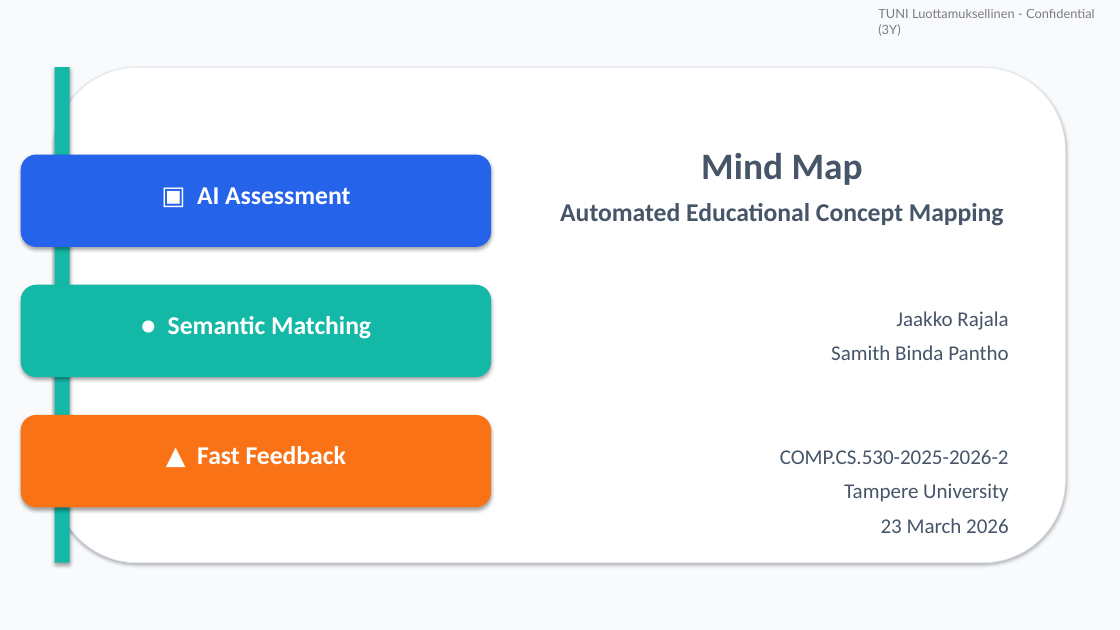
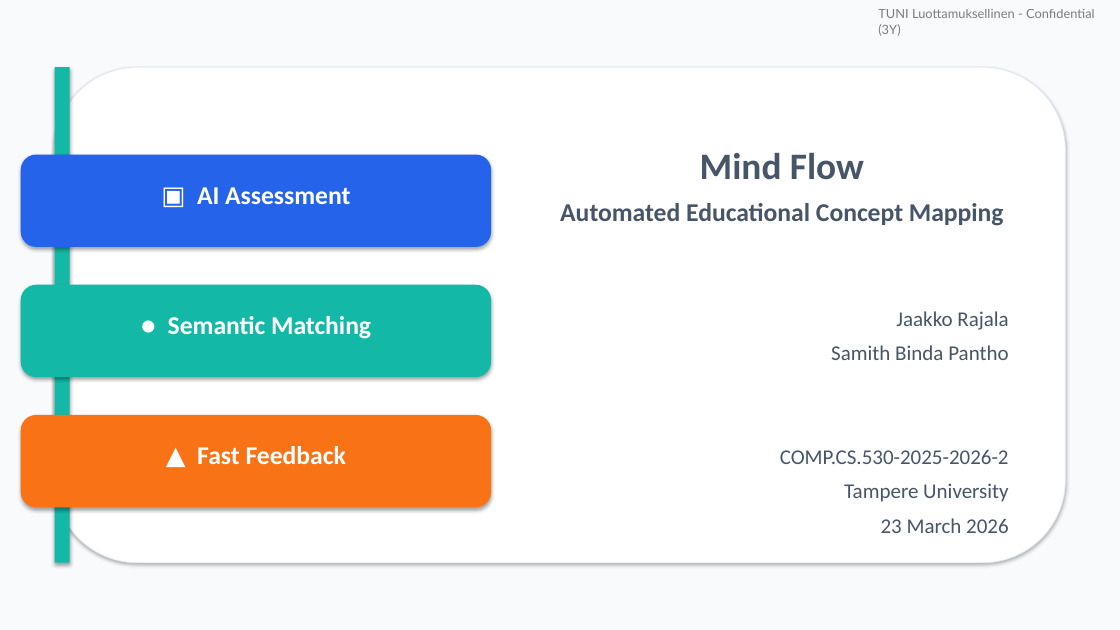
Before and after one commit to GPT-Laboratory/Case-21-Group-mindflow, a slide deck: slide 1 of Documentation/mindmap_visual_presentation.pptx. Drawn at 1120x630 pixels with LibreOffice and Linux fonts; fonts in the diff are those of the drawing. Boxes give left, top, right and bottom in pixels: in the first picture for what was removed or moved away, otherwise in the second. Text is boxed around its words. In the diff, an @@ line names an element or a change of style, - is before the commit and + after.

Commit message:
doc: update documents , changed mindmap or agenticflow to mind-flow

```diff
--- a/Documentation/mindmap_visual_presentation.pptx
+++ b/Documentation/mindmap_visual_presentation.pptx
@@ text at [700,153,864,180]: text changed @@
-Mind Map
+Mind Flow
```
Also in this commit, not shown: 1 other slide changed, 2 other files.
